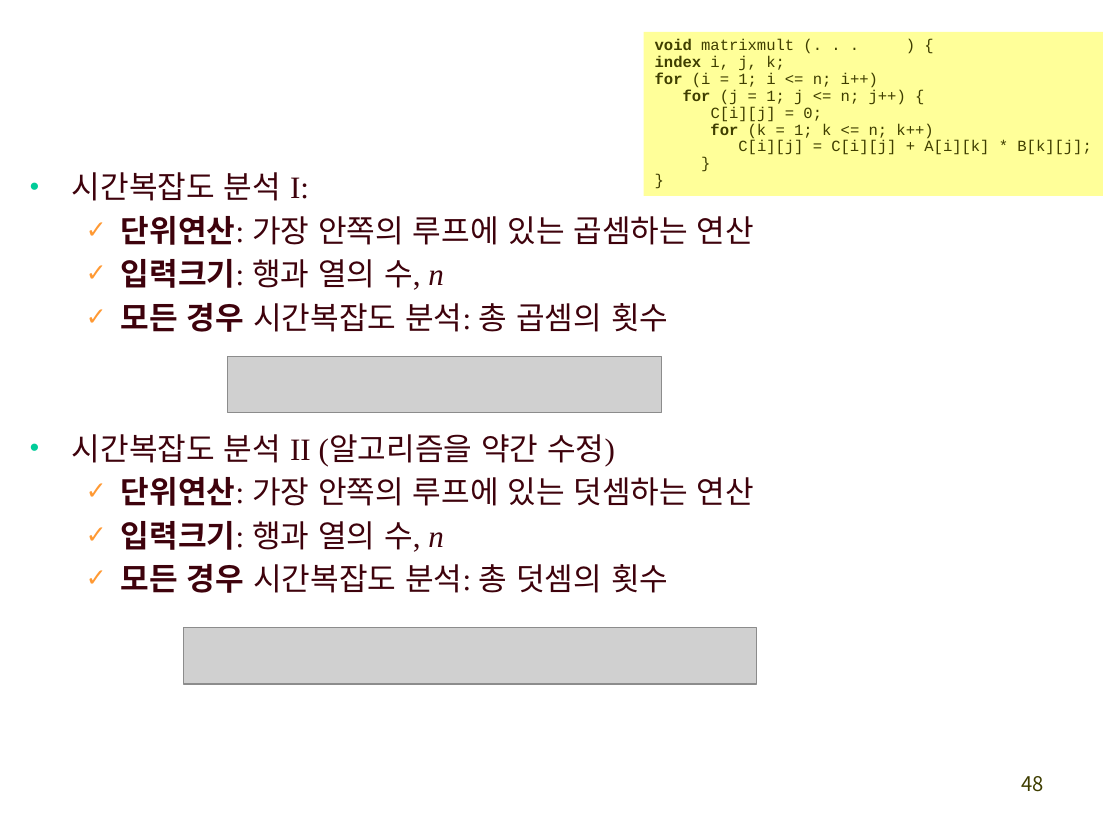
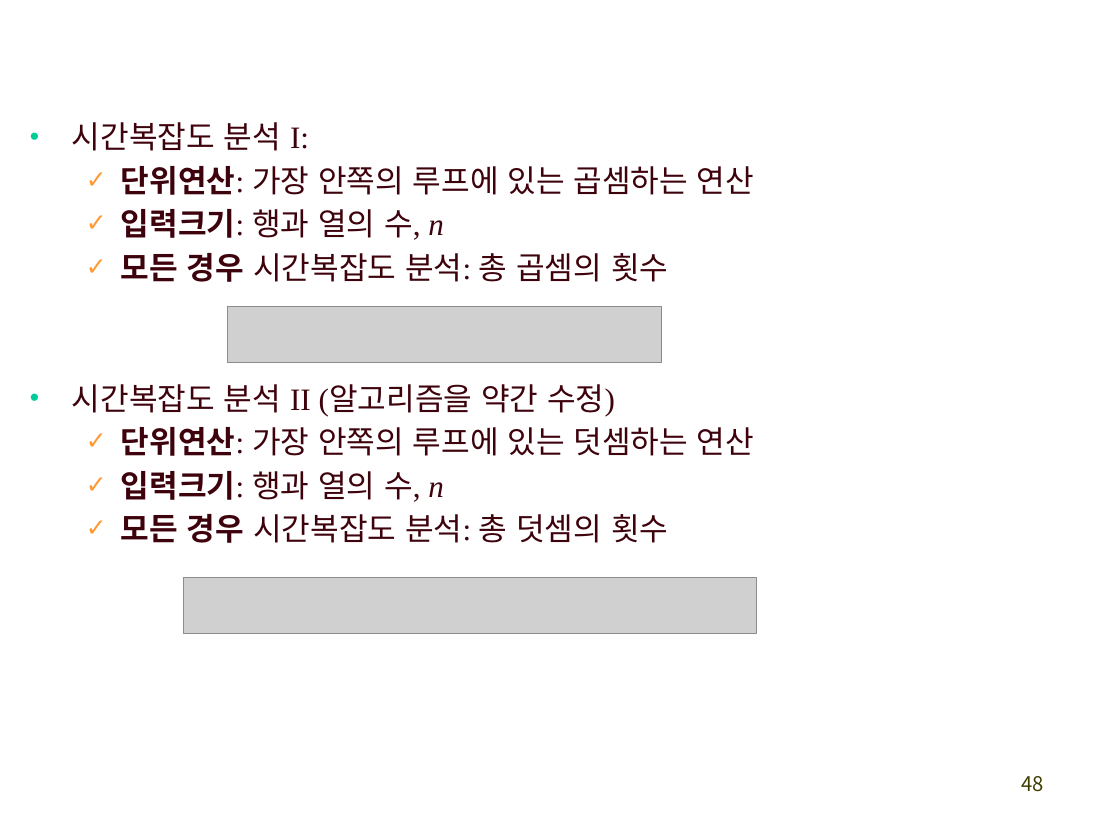
Before and after one commit to exopas95/Algorithms, a slide deck: slide 48 of Lecture Note/ch2_divide_conquer.pptx. Drawn at 1120x840 pixels with LibreOffice and Linux fonts; fonts in the diff are those of the drawing; grey boxes stand for pictures. Boxes give left, top, right and bottom in pixels: in the first picture for what was removed or moved away, otherwise in the second. Text is boxed around its words. In the diff, an @@ line names an element or a change of style, - is before the commit and + after.

```diff
--- a/Lecture Note/ch2_divide_conquer.pptx
+++ b/Lecture Note/ch2_divide_conquer.pptx
@@ rectangle removed at [644,32,1103,196] @@
-  void matrixmult (. . . ) {
-  index i, j, k;
-  for (i = 1; i <= n; i++)
-  for (j = 1; j <= n; j++) {
-  C[i][j] = 0;
-  for (k = 1; k <= n; k++)
-  C[i][j] = C[i][j] + A[i][k] * B[k][j];
-  }
-  }
@@ text "시간복잡도 분석 I:": place and size @@
-text "시간복잡도 분석 I:" at [72,172,754,593]
+text "시간복잡도 분석 I:" at [72,122,754,543]
@@ picture added at [227,306,662,362] @@
@@ picture removed at [227,356,662,412] @@
@@ picture added at [184,578,756,634] @@
@@ picture removed at [184,627,756,683] @@
```
Also in this commit, not shown: 18 other slides changed.
